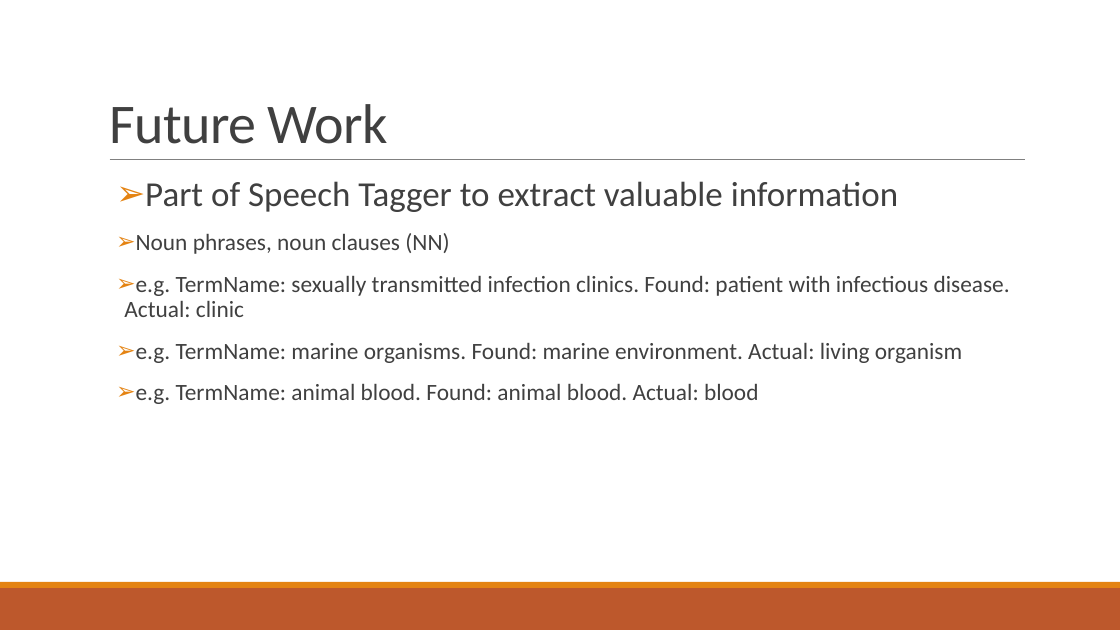
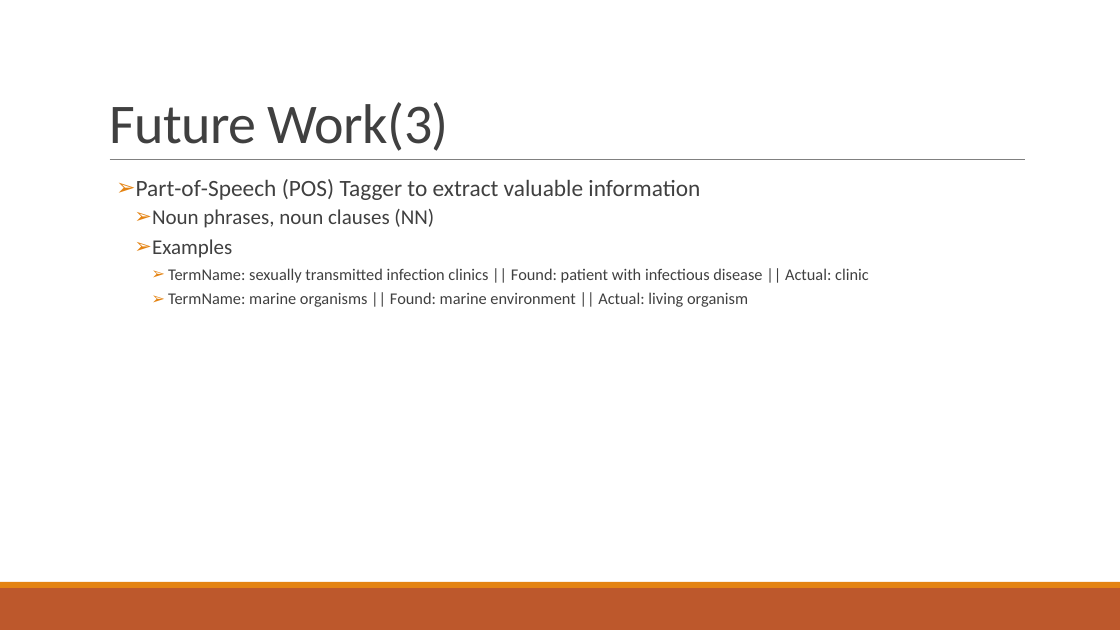
Before and after one commit to abdullahyldz/Cmpe493TermProject, a slide deck: slide 19 of Presentation/Final Presentation/Final Presentation.pptx. Drawn at 1120x630 pixels with LibreOffice and Linux fonts; fonts in the diff are those of the drawing. Boxes give left, top, right and bottom in pixels: in the first picture for what was removed or moved away, otherwise in the second. Text is boxed around its words. In the diff, an @@ line names an element or a change of style, - is before the commit and + after.

```diff
--- a/Presentation/Final Presentation/Final Presentation.pptx
+++ b/Presentation/Final Presentation/Final Presentation.pptx
@@ title at box(109, 102, 449, 151): text changed @@
-Future Work
+Future Work(3)
@@ text at box(136, 179, 700, 200): text changed; size 30 to 20 pt @@
-➢ Part of Speech Tagger to extract valuable information
+➢ Part-of-Speech (POS) Tagger to extract valuable information
@@ text at box(152, 209, 434, 228): size 20 to 18 pt in "Noun phrases, noun clauses (NN)"; list level 1 to 2 in "Noun phrases, noun clauses (NN)" @@
@@ text at box(152, 239, 869, 307): text changed; size 20 to 14 pt @@
-➢ e.g. TermName: sexually transmitted infection clinics. Found: patient with infectious disease. Actual: clinic
-➢ e.g. TermName: marine organisms. Found: marine environment. Actual: living organism
-➢ e.g. TermName: animal blood. Found: animal blood. Actual: blood
+  ➢ Examples
+    ➢ TermName: sexually transmitted infection clinics || Found: patient with infectious disease || Actual: clinic
+    ➢ TermName: marine organisms || Found: marine environment || Actual: living organism
```
Also in this commit, not shown: 19 other slides changed, 1 slide added, 1 slide removed.
